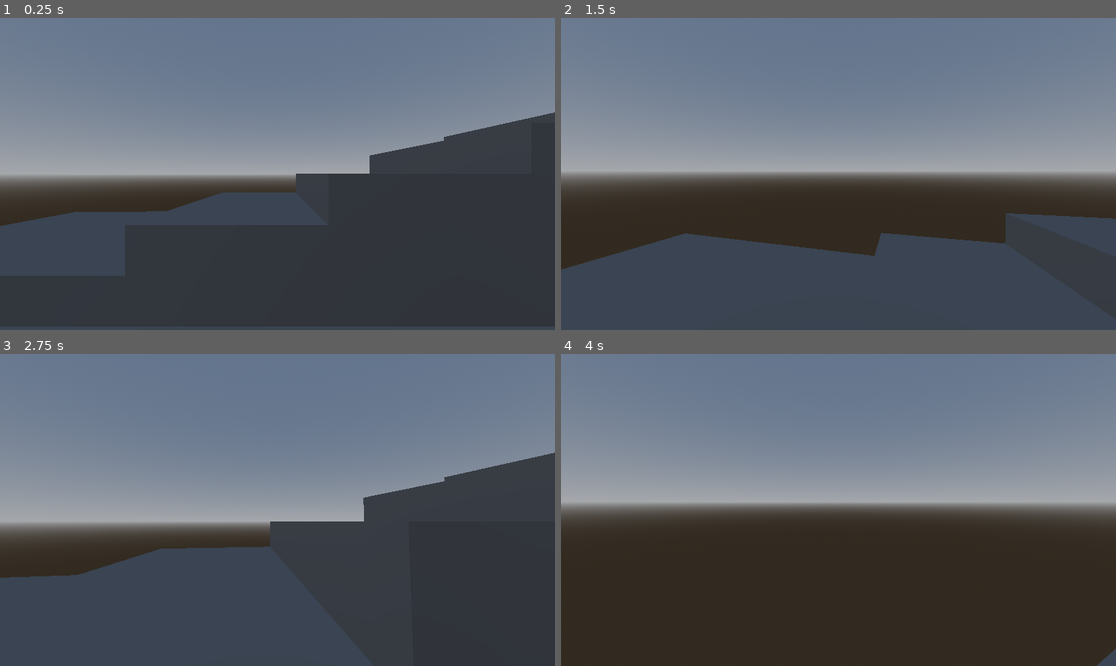
Above: before the commit, frames 1-4 (two rows, left to right).
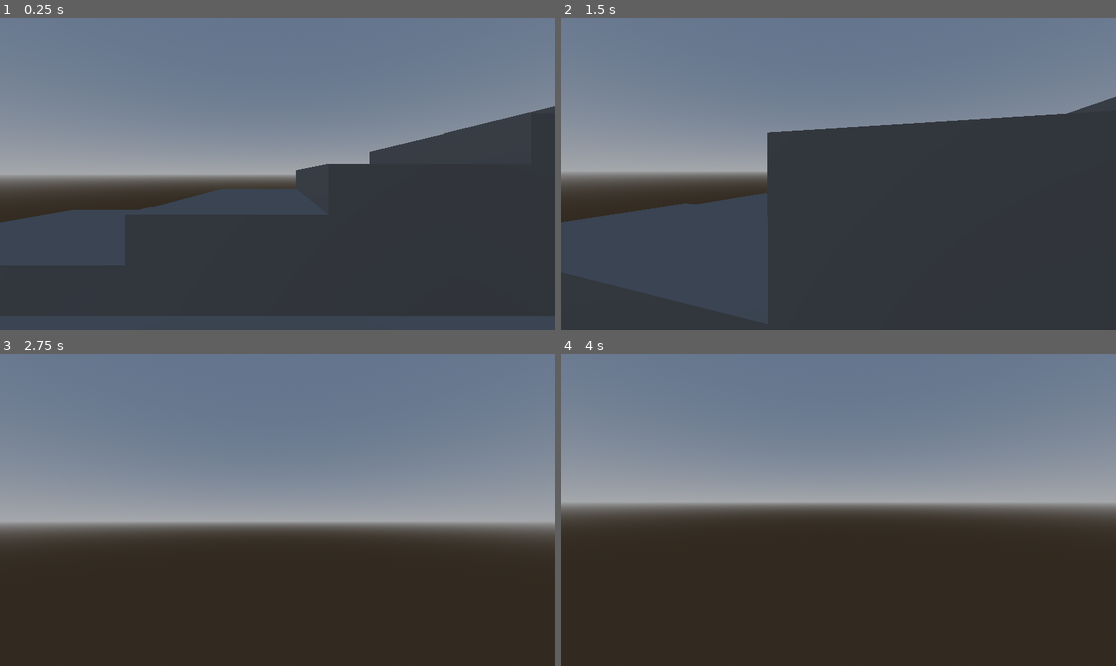
Above: after the commit, the same moments.

Repository: ThreeCoffees/cyberiada-2025
Game: Godot game, scene res://levels/movement_test_level.tscn
The game is run twice, just before and just after one commit, with the same random seed, the same clock (stepped at 60 frames per second) and the same inputs. The project has no main scene, so this scene is started directly.
Inputs (mouse positions are in pixels of both pictures, inside the frame that each line leads up to):
- Up to frame 1 (0.25 s): no input
- Up to frame 2 (1.5 s): tap Enter at 0.5 s; move the mouse to (866, 174) at 0.52 s; hold W (move_forward) from 0.53 s (still down); tap Space (jump) at 0.77 s; move the mouse to (810, 174) at 1.27 s
- Up to frame 3 (2.75 s): keep holding W (move_forward); tap Space (jump) at 1.52 s; move the mouse to (288, 503) at 2.02 s
- Up to frame 4 (4 s): keep holding W (move_forward); tap Space (jump) at 2.75, 3.02, 3.77 s; move the mouse to (832, 516) at 2.77 s; move the mouse to (877, 513) at 3.52 s

The runs differ from the first frame. In frame 1, 1.5% of the frame differs, in the area x 0-100%, y 28-67%; in frame 2, 24%; in frame 3, 43%, in the area x 0-100%, y 31-100%; in frame 4, 0.1%.

Commit message:
Add automatic stair climbing

Diff:
--- a/levels/movement_test_level.tscn
+++ b/levels/movement_test_level.tscn
@@ -21,11 +21,15 @@
 [node name="Floor" type="CSGBox3D" parent="Level"]
 transform = Transform3D(1, 0, 0, 0, 1, 0, 0, 0, 1, 4, -0.5, 0)
 use_collision = true
+collision_layer = 4
+collision_mask = 0
 size = Vector3(24, 1, 16)
 
 [node name="LedgeClimbBlockTest" type="CSGCombiner3D" parent="Level"]
 transform = Transform3D(1, 0, 0, 0, 1, 0, 0, 0, 1, 1.5, 0.75, 1.75)
 use_collision = true
+collision_layer = 4
+collision_mask = 0
 
 [node name="LedgeMedium2" type="CSGBox3D" parent="Level/LedgeClimbBlockTest"]
 transform = Transform3D(1, 0, 0, 0, 1, 0, 0, 0, 1, -8.5, 0, -2.5)
@@ -62,6 +66,8 @@
 [node name="RampTest" type="CSGCombiner3D" parent="Level"]
 transform = Transform3D(1, 0, 0, 0, 1, 0, 0, 0, 1, 2, 0, 0)
 use_collision = true
+collision_layer = 4
+collision_mask = 0
 
 [node name="Ramp" type="CSGPolygon3D" parent="Level/RampTest"]
 transform = Transform3D(1, 0, 0, 0, 1, 0, 0, 0, 1, 2.5, 0, 2)
@@ -84,6 +90,8 @@
 
 [node name="LedgeClimbTest" type="CSGCombiner3D" parent="Level"]
 use_collision = true
+collision_layer = 4
+collision_mask = 0
 
 [node name="LedgeTall3" type="CSGBox3D" parent="Level/LedgeClimbTest"]
 transform = Transform3D(1, 0, 0, 0, 1, 0, 0, 0, 1, 3.5, 1, -3.75)
--- a/project.godot
+++ b/project.godot
@@ -61,3 +61,12 @@
 "deadzone": 0.2,
 "events": []
 }
+
+[layer_names]
+
+3d_physics/layer_2="player"
+3d_physics/layer_3="ground"
+
+[physics]
+
+3d/default_gravity=15.0
--- a/scenes/player_controller/player_controller.tscn
+++ b/scenes/player_controller/player_controller.tscn
@@ -1,22 +1,56 @@
-[gd_scene load_steps=4 format=3 uid="uid://bskblp03rc0ya"]
+[gd_scene load_steps=7 format=3 uid="uid://bskblp03rc0ya"]
 
 [ext_resource type="Script" uid="uid://bf52fs5tncjq0" path="res://scripts/player_controller.gd" id="1_jpd4l"]
+[ext_resource type="Script" uid="uid://ovew2af6sdb" path="res://scripts/components/ledge_climbing_component.gd" id="2_71bva"]
 
 [sub_resource type="CapsuleShape3D" id="CapsuleShape3D_16w3l"]
+radius = 0.45
+height = 1.8
 
 [sub_resource type="CapsuleMesh" id="CapsuleMesh_16w3l"]
+radius = 0.45
+height = 1.8
+
+[sub_resource type="BoxShape3D" id="BoxShape3D_71bva"]
+size = Vector3(1, 0.6, 0.8)
+
+[sub_resource type="BoxShape3D" id="BoxShape3D_fl60d"]
+size = Vector3(1, 1.8000001, 0.8)
 
 [node name="PlayerController" type="CharacterBody3D" node_paths=PackedStringArray("camera")]
+collision_layer = 2
+collision_mask = 4
 script = ExtResource("1_jpd4l")
-camera = NodePath("Camera3D")
+camera = NodePath("PlayerCamera")
 
 [node name="CollisionShape3D" type="CollisionShape3D" parent="."]
-transform = Transform3D(1, 0, 0, 0, 1, 0, 0, 0, 1, 0, 1, 0)
+transform = Transform3D(1, 0, 0, 0, 1, 0, 0, 0, 1, 0, 0.9, 0)
 shape = SubResource("CapsuleShape3D_16w3l")
 
 [node name="MeshInstance3D" type="MeshInstance3D" parent="."]
-transform = Transform3D(1, 0, 0, 0, 1, 0, 0, 0, 1, 0, 1, 0)
+transform = Transform3D(1, 0, 0, 0, 1, 0, 0, 0, 1, 0, 0.9, 0)
 mesh = SubResource("CapsuleMesh_16w3l")
 
-[node name="Camera3D" type="Camera3D" parent="."]
-transform = Transform3D(1, 0, 0, 0, 1, 0, 0, 0, 1, 0, 1.5, 0)
+[node name="PlayerCamera" type="Camera3D" parent="."]
+transform = Transform3D(1, 0, 0, 0, 1, 0, 0, 0, 1, 0, 1.4, 0)
+
+[node name="StairClimbingComponent" type="Node" parent="." node_paths=PackedStringArray("stair_detection_area", "stair_obstacle_detection_area")]
+script = ExtResource("2_71bva")
+stair_detection_area = NodePath("../StairDetectionArea")
+stair_obstacle_detection_area = NodePath("../StairObstacleDetectionArea")
+
+[node name="StairDetectionArea" type="Area3D" parent="."]
+collision_layer = 0
+collision_mask = 4
+
+[node name="CollisionShape3D" type="CollisionShape3D" parent="StairDetectionArea"]
+transform = Transform3D(1, 0, 0, 0, 1, 0, 0, 0, 1, 0, 0.3, -0.4)
+shape = SubResource("BoxShape3D_71bva")
+
+[node name="StairObstacleDetectionArea" type="Area3D" parent="."]
+collision_layer = 0
+collision_mask = 4
+
+[node name="CollisionShape3D" type="CollisionShape3D" parent="StairObstacleDetectionArea"]
+transform = Transform3D(1, 0, 0, 0, 1, 0, 0, 0, 1, 0, 1.5, -0.4)
+shape = SubResource("BoxShape3D_fl60d")
--- /dev/null
+++ b/scripts/components/ledge_climbing_component.gd
@@ -0,0 +1,29 @@
+extends Node
+
+@export var stair_detection_area: Area3D
+@export var stair_obstacle_detection_area: Area3D
+@export var stair_climb_velocity: float = 2.0
+
+var stair_detected: int = 0
+var stair_obstacle_detected: int = 0
+
+func _ready() -> void:
+	stair_detection_area.body_entered.connect(func(body: Node3D): stair_detected += 1)
+	stair_detection_area.body_exited.connect(func(body: Node3D): stair_detected -= 1)
+
+	stair_obstacle_detection_area.body_entered.connect(func(body: Node3D): stair_obstacle_detected += 1)
+	stair_obstacle_detection_area.body_exited.connect(func(body: Node3D): stair_obstacle_detected -= 1)
+
+func _physics_process(delta: float) -> void:
+	if is_stair_climbing():
+		get_parent().velocity.y = stair_climb_velocity;
+
+func is_stair_climbing() -> bool:
+	if get_parent().input_dir.y >= 0:
+		return false
+	if stair_detected <= 0:
+		return false
+	if stair_obstacle_detected > 0:
+		return false
+	print("stair climbing")
+	return true
--- a/scripts/player_controller.gd
+++ b/scripts/player_controller.gd
@@ -5,6 +5,7 @@
 @export var camera: Camera3D
 @export var mouse_sensitivity: float = 5
 
+var input_dir: Vector2
 var move_dir: Vector3
 var look_dir: Vector2
 
@@ -14,11 +15,12 @@
 func _unhandled_input(event: InputEvent) -> void:
 	if event is InputEventMouseMotion:
 		look_dir = event.relative * 0.001
-		rotate_camera()
+		_rotate_camera()
 
-func rotate_camera() -> void:
+func _rotate_camera() -> void:
 	rotate_y(-look_dir.x * mouse_sensitivity)
 	camera.rotation.x = clamp(camera.rotation.x - look_dir.y * mouse_sensitivity, -1.5, 1.5)
+
 
 func _physics_process(delta: float) -> void:
 	# Add the gravity.
@@ -31,7 +33,7 @@
 
 	# Get the input direction and handle the movement/deceleration.
 	# As good practice, you should replace UI actions with custom gameplay actions.
-	var input_dir = Input.get_vector("move_left", "move_right", "move_forward", "move_back")
+	input_dir = Input.get_vector("move_left", "move_right", "move_forward", "move_back")
 
 	move_dir = (transform.basis * Vector3(input_dir.x, 0, input_dir.y)).normalized()
 	if move_dir:
Not shown, added: scripts/components/ledge_climbing_component.gd.uid
